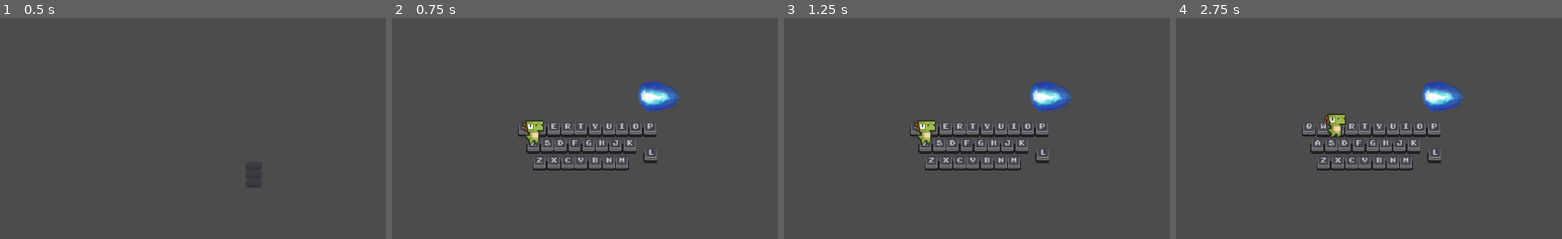
Above: before the commit, frames 1-4 (left to right).
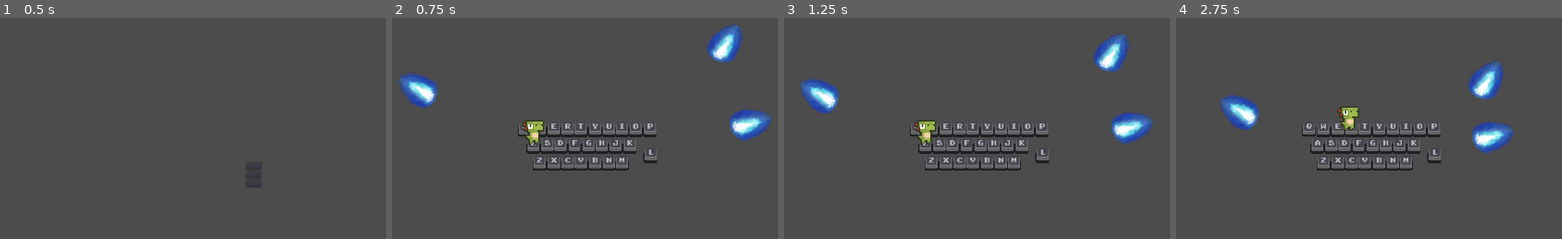
Above: after the commit, the same moments.

Repository: Frocoa/KeyboardSurvival
Game: Godot game, scene res://Scenes/main_menu.tscn
Same seed, same stepped clock (60 frames per second), same inputs: the game is played once before the commit and once after it.
Inputs:
- Up to frame 1 (0.5 s): no input
- Up to frame 2 (0.75 s): click "PLAY" at 0.5 s
- Up to frame 3 (1.25 s): no input
- Up to frame 4 (2.75 s): hold Right (right) 1.28-2.03 s; tap B (B) at 1.35 s; tap E (E) at 1.55, 2.1 s; hold Down (down) from 2.03 s (still down); tap R (R) at 2.3 s

Frame 1 is identical in both runs. In frame 2, 4.6% of the frame differs, in the area x 1-99%, y 2-56%; in frame 3, 4.6%; in frame 4, 5.4%, in the area x 11-88%, y 19-62%.

Commit message:
bullet movement

Diff:
--- a/Bullet.gd
+++ b/Bullet.gd
@@ -1,5 +1,8 @@
 extends Area2D
 
+export(int) var speed = 30
+
+#onready var rotation = get_transform().get_rotation()
 
 func _ready():
 	connect("body_entered", self, "_on_body_entered")
@@ -9,3 +12,9 @@
 	if body.has_method("take_damage"):
 		body.take_damage()
 	queue_free()
+
+
+var direction = Vector2(0, 1)
+
+func _process(delta):
+	translate(direction.rotated(rotation) * speed * delta)
--- a/Bullet.tscn
+++ b/Bullet.tscn
@@ -11,9 +11,9 @@
 script = ExtResource( 2 )
 
 [node name="CollisionShape2D" type="CollisionShape2D" parent="."]
-position = Vector2( -3, -1 )
-rotation = 1.65258
+position = Vector2( -1, 2 )
 shape = SubResource( 1 )
 
 [node name="Sprite" type="Sprite" parent="."]
+rotation = -1.5708
 texture = ExtResource( 1 )
--- a/Scenes/main.tscn
+++ b/Scenes/main.tscn
@@ -167,7 +167,8 @@
 key = "P"
 
 [node name="Bullet" parent="." instance=ExtResource( 12 )]
-position = Vector2( -4, -63 )
+position = Vector2( 92, -143 )
+rotation = 0.551288
 
 [node name="player" parent="." instance=ExtResource( 6 )]
 position = Vector2( -177, 1 )
@@ -182,3 +183,11 @@
 margin_top = -171.0
 margin_right = 173.0
 margin_bottom = 75.0
+
+[node name="Bullet2" parent="." instance=ExtResource( 12 )]
+position = Vector2( -343, -77 )
+rotation = -1.0367
+
+[node name="Bullet3" parent="." instance=ExtResource( 12 )]
+position = Vector2( 128, -28 )
+rotation = 1.27907
--- a/Scripts/main.gd
+++ b/Scripts/main.gd
@@ -1,6 +1,5 @@
 extends Node2D
 
-var tile_size = 32
 export(int) var player_speed = 30
 onready var player = get_node("player")
 var directions = {
@@ -26,6 +25,7 @@
 	true
 	)
 	movement_index = 1
+	current_objective = path[movement_index]
 
 func _ready():
 	for key in keys.get_children():
@@ -33,7 +33,7 @@
 
 func _process(delta):
 	if (current_objective - player.position).length() > 0.8:
-		player.position += (
+		player.translate(
 			(current_objective - player.position).normalized()
 			* delta * player_speed)
 	else:
